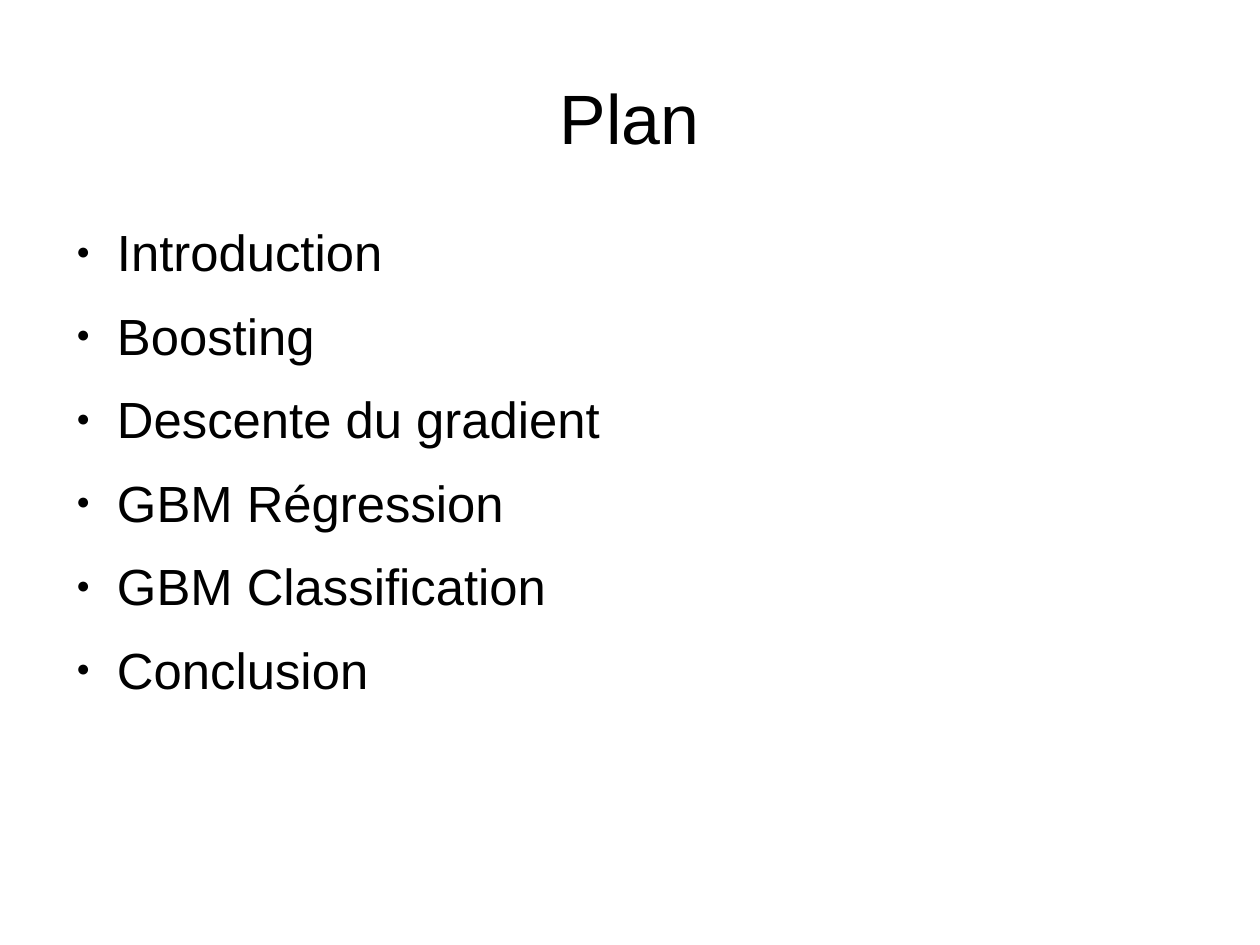
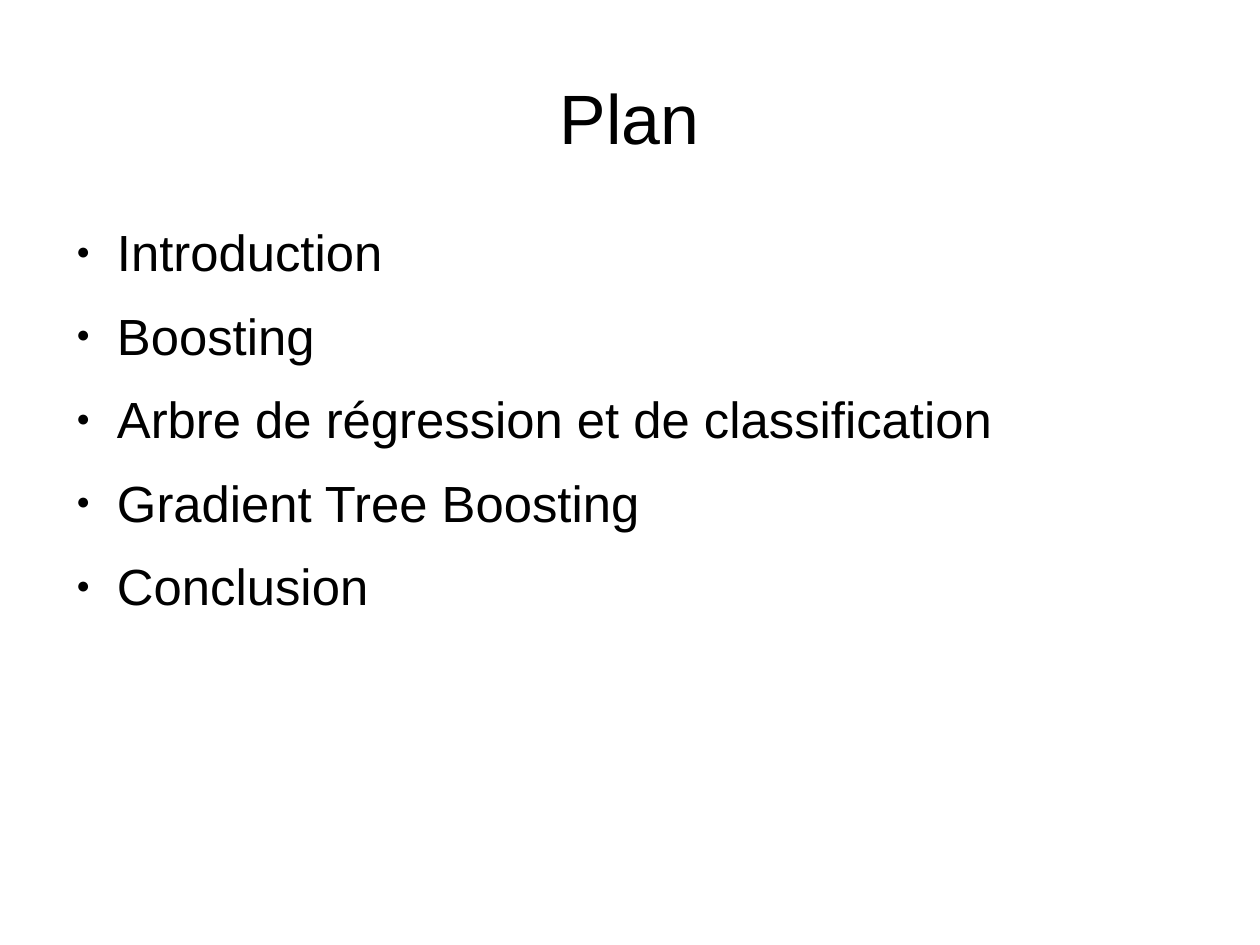
Before and after one commit to kad15/GBM, a slide deck: slide 2 of GBM_andreas.odp. Drawn at 1260x945 pixels with LibreOffice and Linux fonts; fonts in the diff are those of the drawing; background and template pictures are left out. Boxes give left, top, right and bottom in pixels: in the first picture for what was removed or moved away, otherwise in the second. Text is boxed around its words. In the diff, an @@ line names an element or a change of style, - is before the commit and + after.

```diff
--- a/GBM_andreas.odp
+++ b/GBM_andreas.odp
@@ text at box(117, 400, 992, 532): text changed @@
-● Descente du gradient
-● GBM Régression
-● GBM Classification
+● Arbre de régression et de classification
+● Gradient Tree Boosting
```
Also in this commit, not shown: 1 other slide changed, 6 slides added, 3 slides removed.
